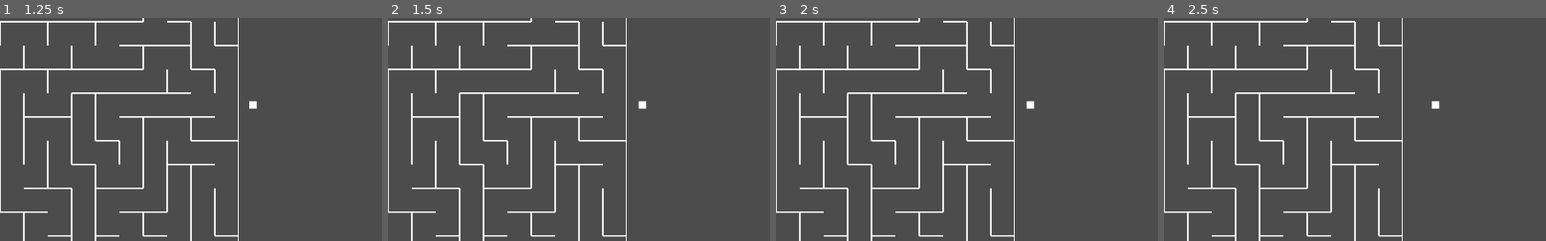
Above: before the commit, frames 1-4 (left to right).
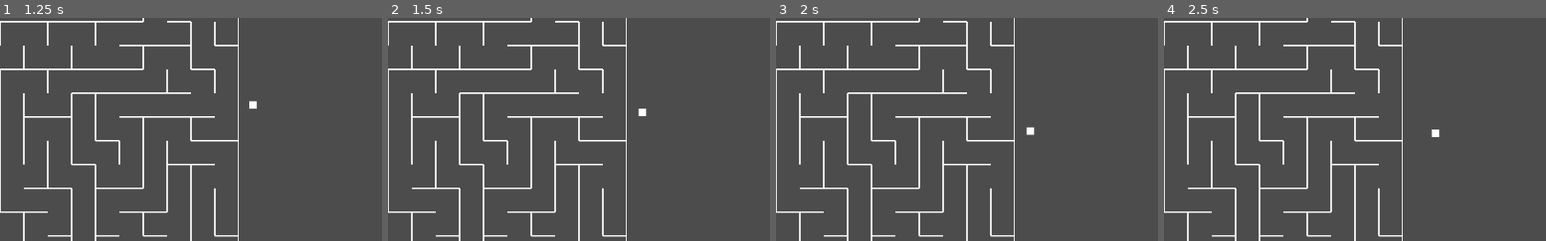
Above: after the commit, the same moments.

Repository: stevenwadejr/Dark-Maze
Game: Godot game, scene res://Maze.tscn
Two runs of this game, one before a commit and one after it. Both use one fixed random seed, a clock stepped at 60 frames per second and the inputs below.
Inputs:
- Up to frame 1 (1.25 s): tap Enter at 0.5 s; hold Right (ui_right) from 0.53 s (still down)
- Up to frame 2 (1.5 s): release Right (ui_right) at 1.28 s; hold Down (ui_down) from 1.28 s (still down)
- Up to frame 3 (2 s): keep holding Down (ui_down)
- Up to frame 4 (2.5 s): tap Space at 2 s; release Down (ui_down) at 2.03 s; hold Right (ui_right) from 2.03 s (still down)
The pictures show only the part of the screen within x 50-100%, y 4-54%; the shares and areas given below are measured in that part.

Frame 1 is identical in both runs. In frame 2, 0.2% of the frame differs, in the area x 65-68%, y 37-45%; in frame 3, 0.2%, in the area x 65-68%, y 37-53%; in frame 4, 0.2%.

Commit message:
Begin work on clamping vertical movement

Diff:
--- a/Maze.gd
+++ b/Maze.gd
@@ -30,8 +30,14 @@
 func _on_player_move(player_position):
 	var pos = Map.world_to_map(player_position)
 	Player.current_cell = pos
-#	var cell_name = Map.tile_set.tile_get_name(get_player_cell(pos))
-#	Player.available_directions = directions[int(cell_name)]
+	var cell_name = Map.tile_set.tile_get_name(get_player_cell(pos))
+	var cell_walls = int(cell_name)
+	Player.available_directions = {
+		'up': (N & cell_walls) == 0,
+		'down': (S & cell_walls) == 0,
+		'left': (W & cell_walls) == 0,
+		'right': (E & cell_walls) == 0
+	}
 
 func check_neighbors(cell, unvisited):
 	var list = []
--- a/Player.gd
+++ b/Player.gd
@@ -1,11 +1,23 @@
 extends Node2D
+
+const PlayerState = preload("./PlayerState.gd")
 
 export var size = 32
 export var speed = 50
 export var current_cell = Vector2() setget set_current_cell
+export var available_directions = {
+	'up': false,
+	'down': false,
+	'left': false,
+	'right': false
+}
+
 var cell_center = Vector2()
+var cell_pos = Vector2()
 var velocity = Vector2()
 signal move(player_position)
+
+onready var playerState = PlayerState.new();
 
 func _ready():
 	emit_signal("move", get_global_position())
@@ -13,49 +25,49 @@
 func get_input():
 	var ui_pressed = false
 
-#	if abs(cell_center.y - floor(position.y)) == 1:
-#		print("reset Y ")
-#		position.y = cell_center.y
-#
-#	if abs(cell_center.x - floor(position.x)) == 1:
-#		print("reset X ")
-#		position.x = cell_center.x
-
 	var x = floor(position.x)
 	var y = floor(position.y)
 	var x_diff = abs(cell_center.x - x)
 	var y_diff = abs(cell_center.y - y)
 
+	if Input.is_action_just_pressed('ui_right') && Input.is_action_pressed('ui_right'):
+		playerState.handleDirectionPressed(PlayerState.DIRECTION.RIGHT);
+	elif Input.is_action_just_pressed('ui_left') && Input.is_action_pressed('ui_left'):
+		playerState.handleDirectionPressed(PlayerState.DIRECTION.LEFT);
+	elif Input.is_action_just_pressed('ui_up') && Input.is_action_pressed('ui_up'):
+		playerState.handleDirectionPressed(PlayerState.DIRECTION.UP);
+	elif Input.is_action_just_pressed('ui_down') && Input.is_action_pressed('ui_down'):
+		playerState.handleDirectionPressed(PlayerState.DIRECTION.DOWN);
+
 	velocity = Vector2()
-	if Input.is_action_pressed('ui_right') and y_diff == 0:
+	if Input.is_action_pressed('ui_right'):
 		ui_pressed = true
 		velocity.x += 1
-		velocity.y = 0
-	if Input.is_action_pressed('ui_left') and y_diff == 0:
+	if Input.is_action_pressed('ui_left'):
 		ui_pressed = true
 		velocity.x -= 1
-		velocity.y = 0
-	if Input.is_action_pressed('ui_up') and x_diff == 0:
+	if Input.is_action_pressed('ui_up'):
 		ui_pressed = true
 		velocity.y -= 1
-		velocity.x = 0
-	if Input.is_action_pressed('ui_down') and x_diff == 0:
+	if Input.is_action_pressed('ui_down'):
 		ui_pressed = true
 		velocity.y += 1
-		velocity.x = 0
 
-	print(Vector2(x, y), cell_center)
 
-	if ui_pressed:
-		velocity = velocity.normalized() * speed
-		emit_signal("move", get_global_position())
+	velocity = velocity.normalized() * speed
+	emit_signal("move", get_global_position())
 
 func set_current_cell(cell):
 	current_cell = cell
 	var half_size = (size / 2)
+	cell_pos = (cell * size)
 	cell_center = (cell * size) + Vector2(half_size, half_size)
-#	print("Set current cell ", cell_center)
 
 func _physics_process(delta):
 	get_input()
 	position += velocity * delta
+
+	if available_directions.up == false:
+		position.y = clamp(position.y, cell_center.y, cell_pos.y + size)
+	if available_directions.down == false:
+		position.y = clamp(position.y, cell_pos.y + size, cell_center.y)
--- /dev/null
+++ b/PlayerState.gd
@@ -0,0 +1,28 @@
+extends Node
+
+export var pressed = [];
+
+const UP = 'up';
+const DOWN = 'down';
+const LEFT = 'left';
+const RIGHT = 'right';
+
+enum DIRECTION {
+	UP,
+	DOWN,
+	LEFT,
+	RIGHT
+};
+
+var nextDirection;
+
+# Called when the node enters the scene tree for the first time.
+func _ready():
+	pass # Replace with function body.
+
+func handleDirectionPressed(dir):
+	assert(dir in DIRECTION.values())
+	nextDirection = dir;
+
+func getNextDirection():
+	return nextDirection;
